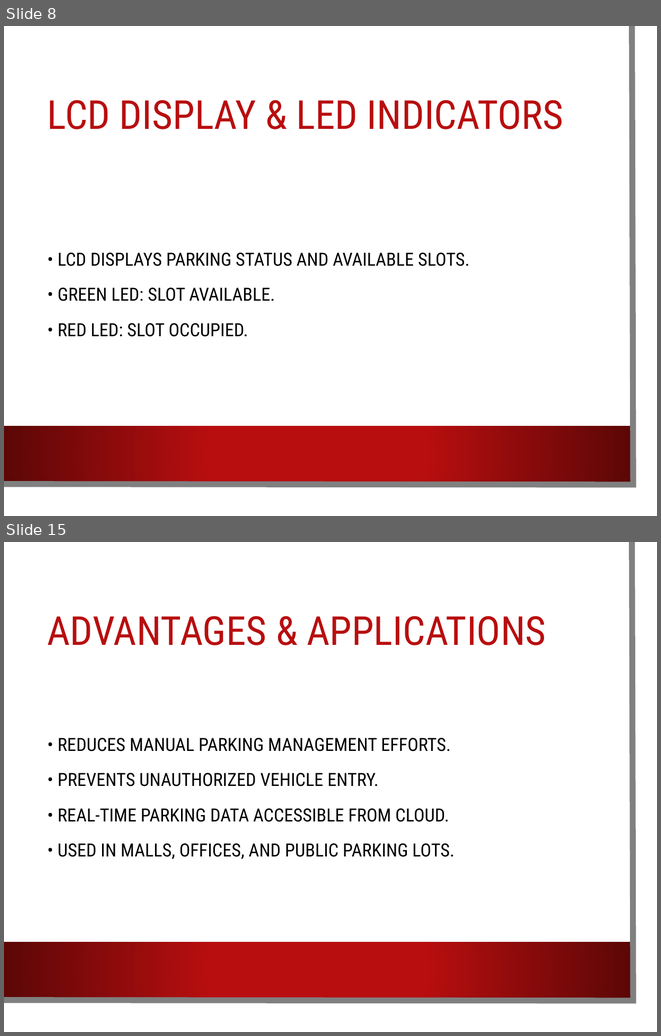
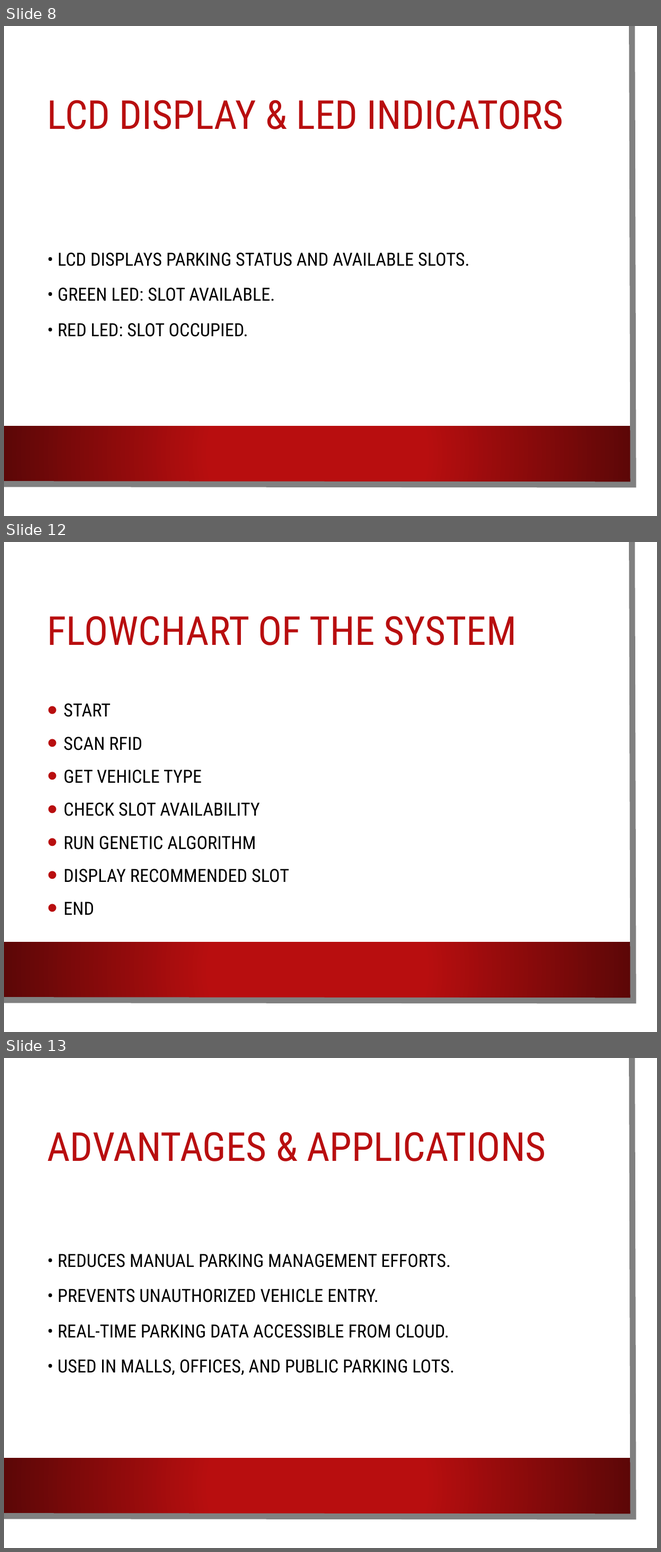
Before and after one commit to IndrayudhB/Smart-Parking-System-using-IoT-RFID, a slide deck: Smart_Parking_System_Presentation.pptx. Shown one above the other, each under a label of ours: slides 8 and 15 before the commit, slides 8, 12 and 13 after it; the slides between them are not shown. The pictures are 661x1036 and 661x1552 pixels, drawn with LibreOffice and Linux fonts; fonts in the diff are those of the drawing; background and template pictures are left out. Boxes give left, top, right and bottom in pixels: in the first picture for what was removed or moved away, otherwise in the second. Text is boxed around its words. In the diff, an @@ line names an element or a change of style, - is before the commit and + after.

```diff
--- a/Smart_Parking_System_Presentation.pptx
+++ b/Smart_Parking_System_Presentation.pptx
@@ slide 12 added at [4,542,657,1032], background picture (left out); not listed: 3 template elements that a slide beside it also shows @@
@@ title added at [47,616,517,645], 44 pt, text #B80E0F @@
+FLOWCHART OF THE SYSTEM
@@ text added at [63,703,289,915], 20 pt, text #000000 @@
+• START
+• SCAN RFID
+• GET VEHICLE TYPE
+• CHECK SLOT AVAILABILITY
+• RUN GENETIC ALGORITHM
+• DISPLAY RECOMMENDED SLOT
+• END
@@ what was slide 15 is now slide 13 @@
```
Also in this commit, not shown: 3 other slides added, 6 slides removed.
